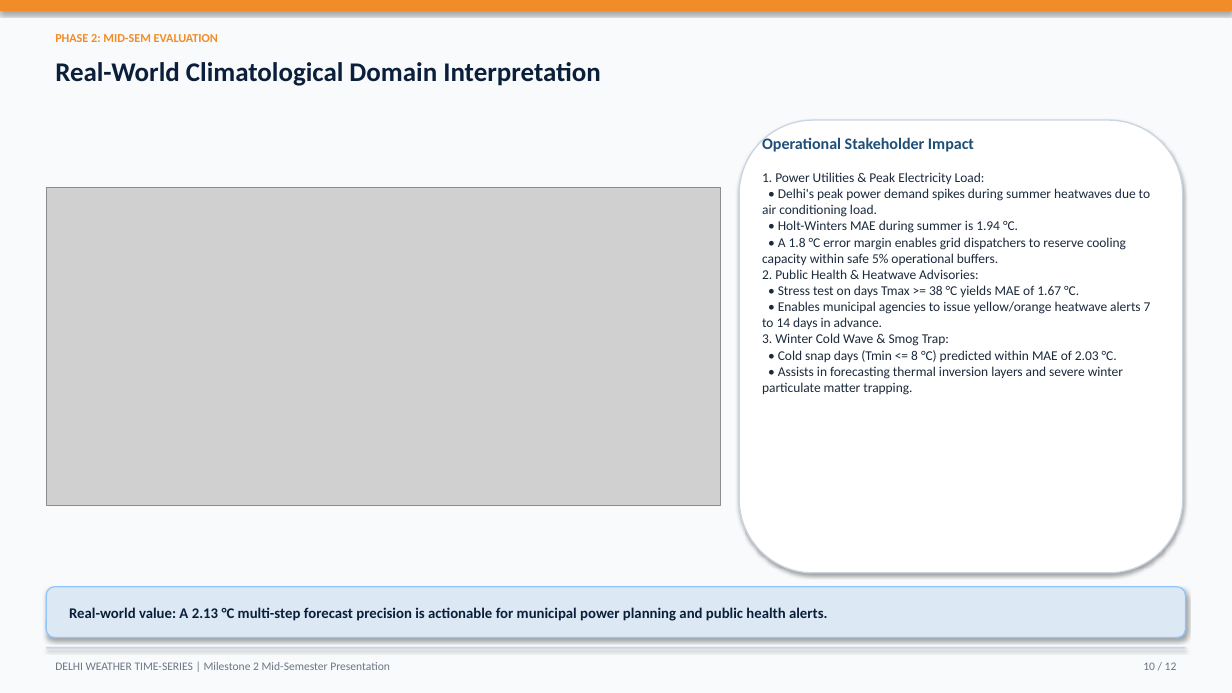
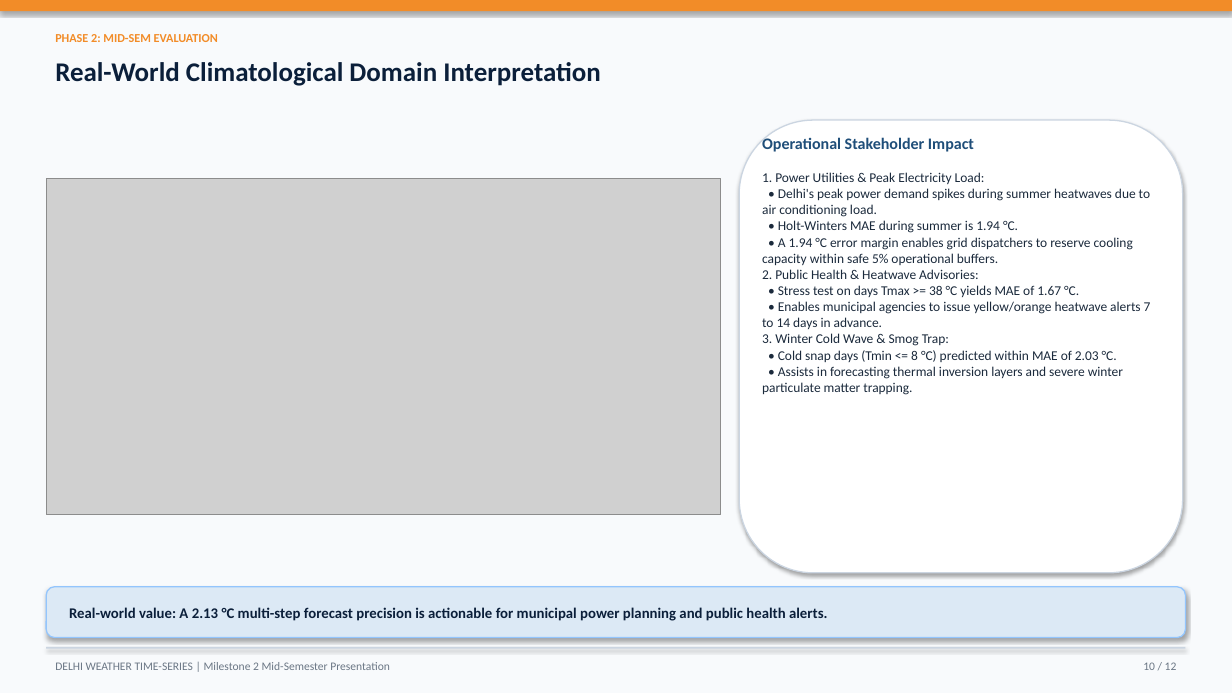
Before and after one commit to dhruvsaini-code/weather-forecasting, a slide deck: slide 10 of milestone2_output/Milestone2_MidSem_Presentation.pptx. Drawn at 1232x693 pixels with LibreOffice and Linux fonts; fonts in the diff are those of the drawing; grey boxes stand for pictures. Boxes give left, top, right and bottom in pixels: in the first picture for what was removed or moved away, otherwise in the second. Text is boxed around its words. In the diff, an @@ line names an element or a change of style, - is before the commit and + after.

Commit message:
Update Milestone 2 editorial frontend, diagnostic figures, metrics, and presentation deck

```diff
--- a/milestone2_output/Milestone2_MidSem_Presentation.pptx
+++ b/milestone2_output/Milestone2_MidSem_Presentation.pptx
@@ picture resized from (x1=46, y1=188, x2=721, y2=505) to (x1=46, y1=178, x2=721, y2=515) @@
@@ text at (x1=762, y1=237, x2=1133, y2=265): text changed @@
-• A 1.8 °C error margin enables grid dispatchers to reserve cooling capacity within safe 5% operational buffers.
+• A 1.94 °C error margin enables grid dispatchers to reserve cooling capacity within safe 5% operational buffers.
```
Also in this commit, not shown: 4 other slides changed, 15 other files.
